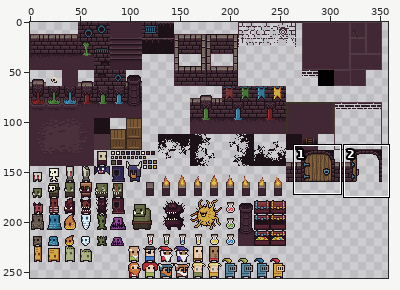
Sprite sheet: resource/gfx/author_0x72/0x72_16x16DungeonTileset_v4Walls_v2.png. Above: a wide view before the commit, with the close-up outlined.
Close-up. Before the edit:
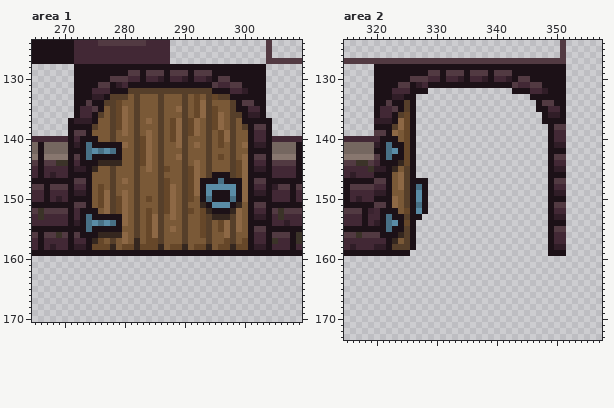
The file is 512x256 pixels. Colours within 5 levels of each other are drawn and written as one. Shown: area 1: x 265..309, y 124..170; area 2: x 315..357, y 124..173. The wide view leaves out empty margins.
The same view after the edit:
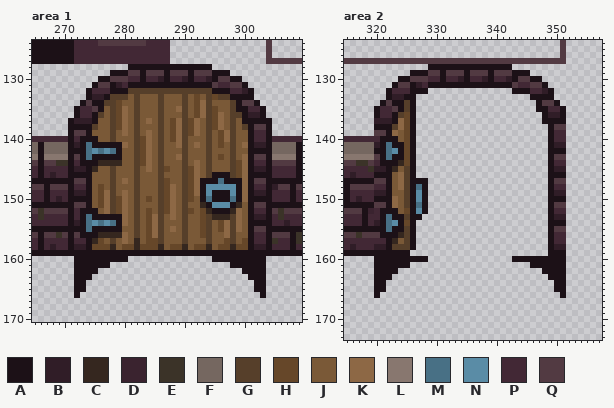
Palette (. is transparent): A #1c1117  B #301d27  C #35271f  D #3a232f  E #3b3328  F #756760  G #563f2a  H #664729  J #7a5937  K #8d6845  L #88776f  M #487085  N #5a8ca6  P #422835  Q #523a42
From old to new:
Changed rows in their new state; - is an unchanged pixel.
Area 1:
first column x 272:
128 .........--------------.........
129 ......--------------------......
130 ....------------------------....
131 ...--------------------------...
132 ..----------------------------..
133 ..----------------------------..
134 .------------------------------.
first column x 272:
160 AAAAAAAAA--------------AAAAAAAAA
161 AAAAAA--------------------AAAAAA
162 AAAA------------------------AAAA
163 AAA--------------------------AAA
164 AA----------------------------AA
165 AA----------------------------AA
166 A------------------------------A
Area 2:
first column x 320:
128 .........--------------.........
129 ......--------------------......
130 ....------------------------....
131 ...--------------------------...
132 ..----------------------------..
133 ..----------------------------..
134 .------------------------------.
first column x 320:
160 AAAAAAAAA--------------AAAAAAAAA
161 AAAAAA--------------------AAAAAA
162 AAAA------------------------AAAA
163 AAA--------------------------AAA
164 AA----------------------------AA
165 AA----------------------------AA
166 A------------------------------A
Changed places in both close-ups, as pixel boxes (x1, y1, x2, y2):
erased: (74, 64, 128, 106)
erased: (212, 64, 266, 106)
added: (74, 256, 128, 298)
added: (212, 256, 266, 298)
erased: (374, 64, 428, 106)
erased: (512, 64, 566, 106)
added: (374, 256, 428, 298)
added: (512, 256, 566, 298)
